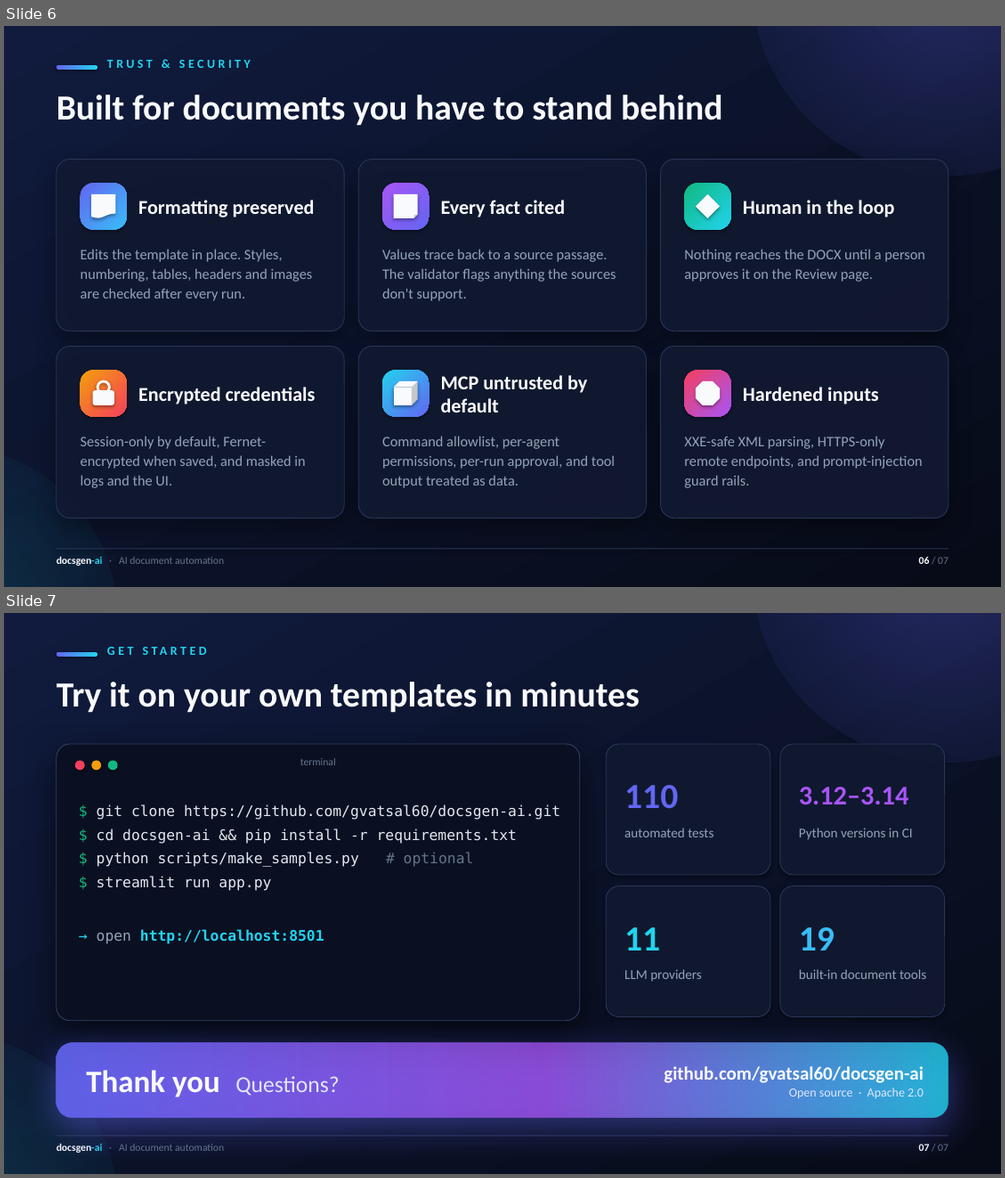
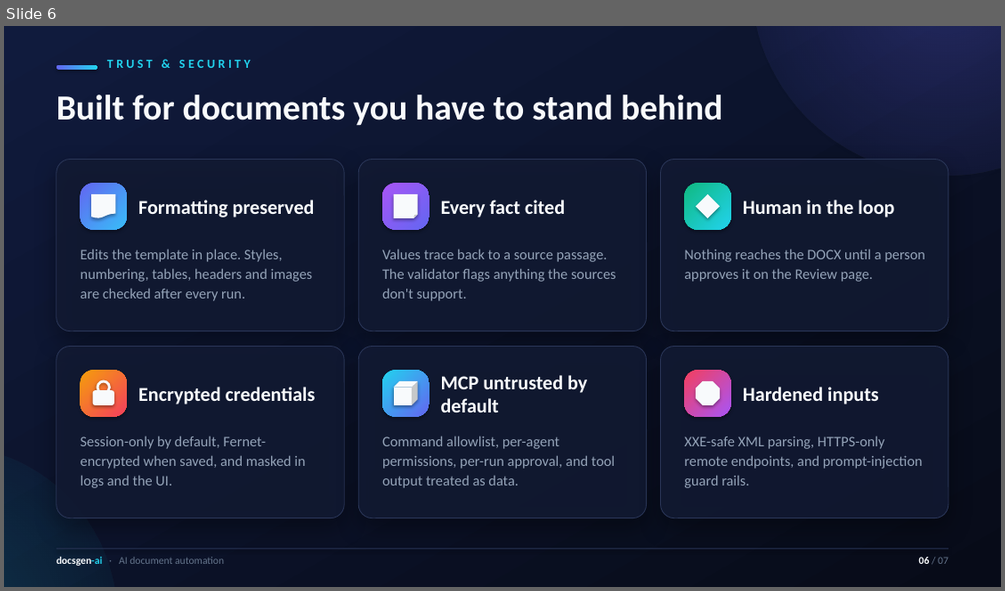
Before and after one commit to gvatsal60/docsgen-ai, a slide deck: docs/docsgen-ai-presentation.pptx. Shown one above the other, each under a label of ours: slides 6 and 7 before the commit, slide 6 after it. The pictures are 1005x1178 and 1005x591 pixels, drawn with LibreOffice and Linux fonts; fonts in the diff are those of the drawing. Boxes give left, top, right and bottom in pixels: in the first picture for what was removed or moved away, otherwise in the second. Text is boxed around its words. In the diff, an @@ line names an element or a change of style, - is before the commit and + after.

Commit message:
Update presentation: ROI slide, no vendor lock-in, no GitHub references
- Remove GitHub URLs and the git clone terminal
- Remove sample-data figures (budget example, sample-data strip)
- Replace the architecture slide with 'No vendor lock-in': bring your own
  API keys, run fully local (Ollama, llama.cpp, vLLM, LM Studio), switch
  providers in the UI
- Replace 'Get started' with a business-case slide: illustrative estimate
  of ~67% less manual effort per document (6 h -> 2 h), with the time
  breakdown, a McKinsey benchmark and the closing banner

```diff
--- a/docs/docsgen-ai-presentation.pptx
+++ b/docs/docsgen-ai-presentation.pptx
@@ slide 7 removed at (4, 613, 1001, 1174), background gradient #070B18 to #101B3D @@
@@ ellipse removed at (752, 613, 1001, 763) @@
@@ rounded rectangle removed at (57, 652, 97, 657) @@
@@ text removed at (107, 643, 705, 666) @@
-GET STARTED
@@ text removed at (57, 682, 639, 713) @@
-Try it on your own templates in minutes
@@ rounded rectangle removed at (57, 744, 580, 1021) @@
@@ rounded rectangle removed at (606, 744, 770, 875) @@
@@ rounded rectangle removed at (780, 744, 945, 875) @@
@@ ellipse removed at (75, 761, 85, 770) @@
@@ ellipse removed at (91, 761, 101, 770) @@
@@ ellipse removed at (108, 761, 118, 770) @@
@@ text removed at (300, 758, 336, 765) @@
-terminal
@@ text removed at (624, 785, 678, 809) @@
-110
@@ text removed at (799, 787, 908, 804) @@
-3.12–3.14
@@ text removed at (97, 804, 560, 944) @@
-$ git clone https://github.com/gvatsal60/docsgen-ai.git
-$ cd docsgen-ai && pip install -r requirements.txt
-$ python scripts/make_samples.py # optional
-$ streamlit run app.py
-→ open http://localhost:8501
@@ text removed at (624, 827, 713, 837) @@
-automated tests
@@ text removed at (799, 827, 913, 840) @@
-Python versions in CI
@@ rounded rectangle removed at (606, 886, 770, 1017) @@
@@ rounded rectangle removed at (780, 886, 945, 1017) @@
@@ text removed at (624, 927, 660, 950) @@
-11
@@ text removed at (799, 927, 834, 950) @@
-19
@@ text removed at (624, 969, 702, 981) @@
-LLM providers
@@ text removed at (799, 969, 926, 979) @@
-built-in document tools
@@ ellipse removed at (4, 1032, 116, 1174) @@
@@ rounded rectangle removed at (57, 1043, 948, 1118) @@
@@ text removed at (663, 1064, 923, 1098) @@
-github.com/gvatsal60/docsgen-ai
-Open source · Apache 2.0
@@ text removed at (86, 1070, 339, 1097) @@
-Thank you Questions?
@@ rounded rectangle removed at (57, 1135, 948, 1135) @@
@@ text removed at (57, 1143, 224, 1152) @@
-docsgen-ai · AI document automation
@@ text removed at (919, 1143, 948, 1151) @@
-07 / 07
```
Also in this commit, not shown: 3 slides changed, 2 slides added, 1 other slide removed.
